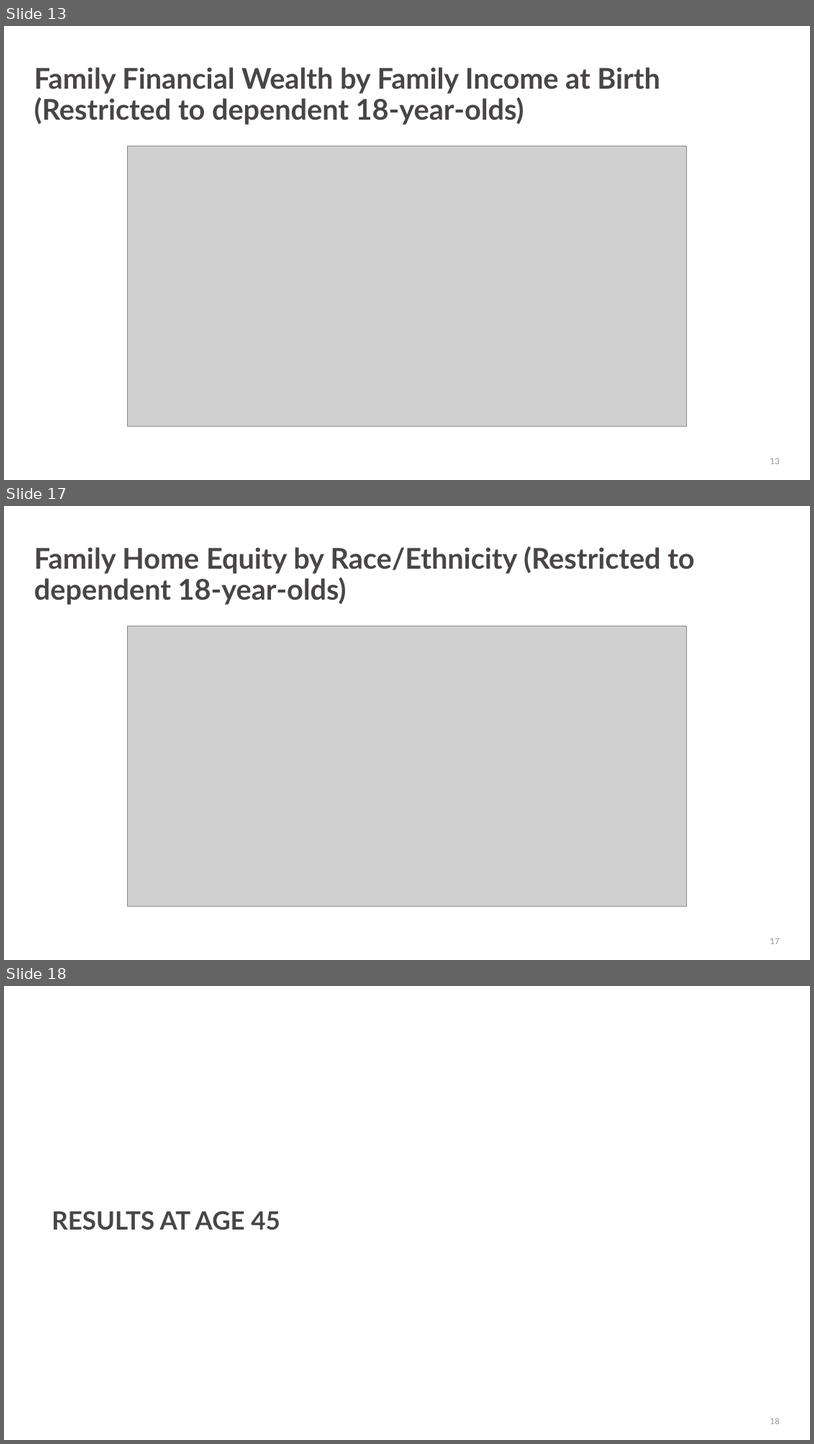
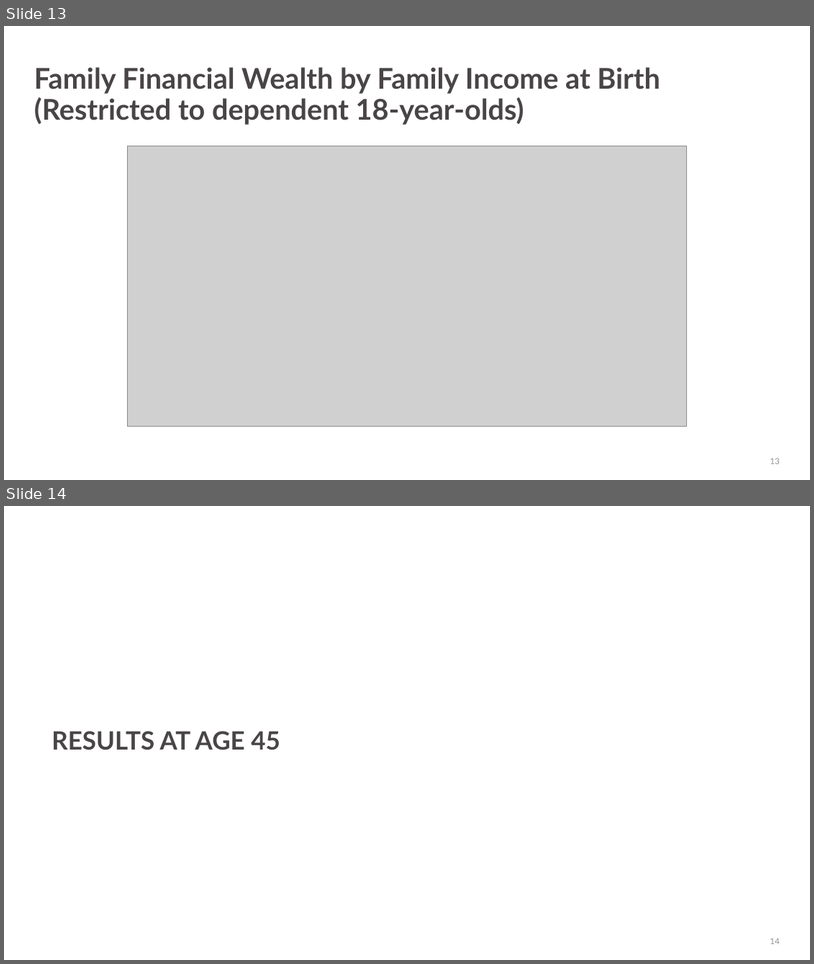
Before and after one commit to UI-Research/baby-bonds, a slide deck: Presentations/2024-07-25/BabyBonds-2024-07-25.pptx. Shown one above the other, each under a label of ours: slides 13, 17 and 18 before the commit, slides 13 and 14 after it; the slides between them are not shown. The pictures are 814x1444 and 814x964 pixels, drawn with LibreOffice and Linux fonts; fonts in the diff are those of the drawing; grey boxes stand for pictures; background and template pictures are left out. Boxes give left, top, right and bottom in pixels: in the first picture for what was removed or moved away, otherwise in the second. Text is boxed around its words. In the diff, an @@ line names an element or a change of style, - is before the commit and + after.

Commit message:
Removes a few charts and updates the title slide.

```diff
--- a/Presentations/2024-07-25/BabyBonds-2024-07-25.pptx
+++ b/Presentations/2024-07-25/BabyBonds-2024-07-25.pptx
@@ slide 17 removed at (4,506,810,960), background #FFFFFF @@
@@ title removed at (34,546,694,605) @@
-Family Home Equity by Race/Ethnicity (Restricted to dependent 18-year-olds)
@@ picture removed at (127,626,687,906) @@
@@ page number removed at (770,938,779,944) @@
-17
@@ what was slide 18 is now slide 14 @@
@@ page number at (770,938,779,944): text changed @@
-18
+14
```
Also in this commit, not shown: 1 slide added, 4 other slides removed, 2 other files.
